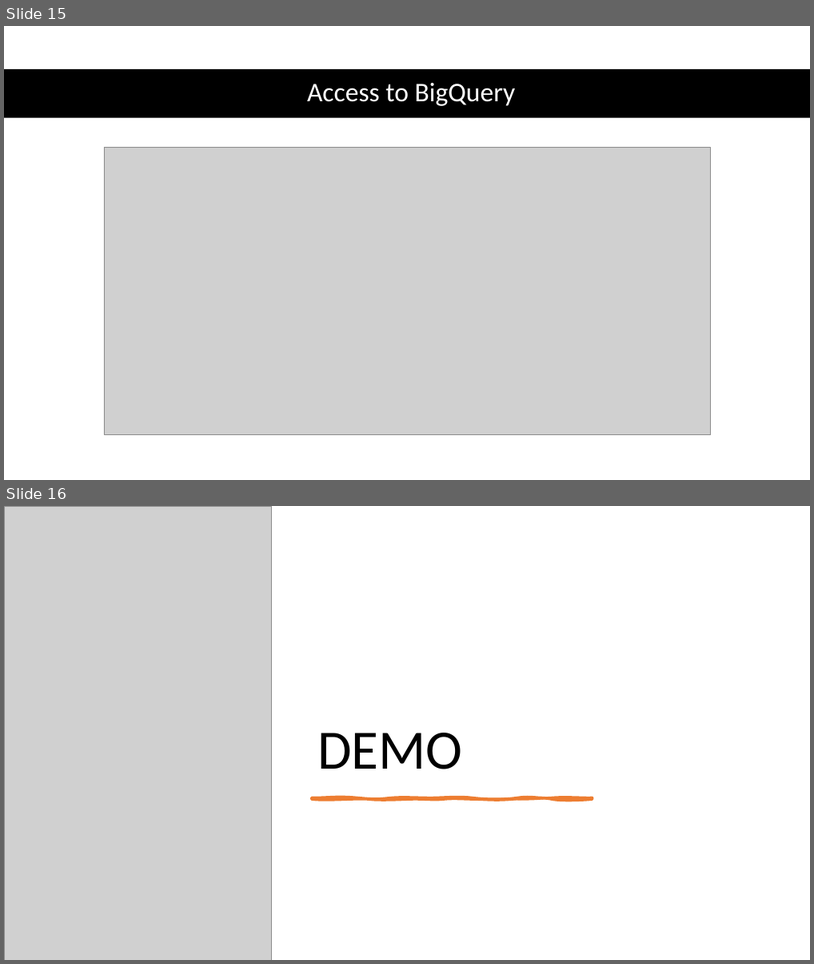
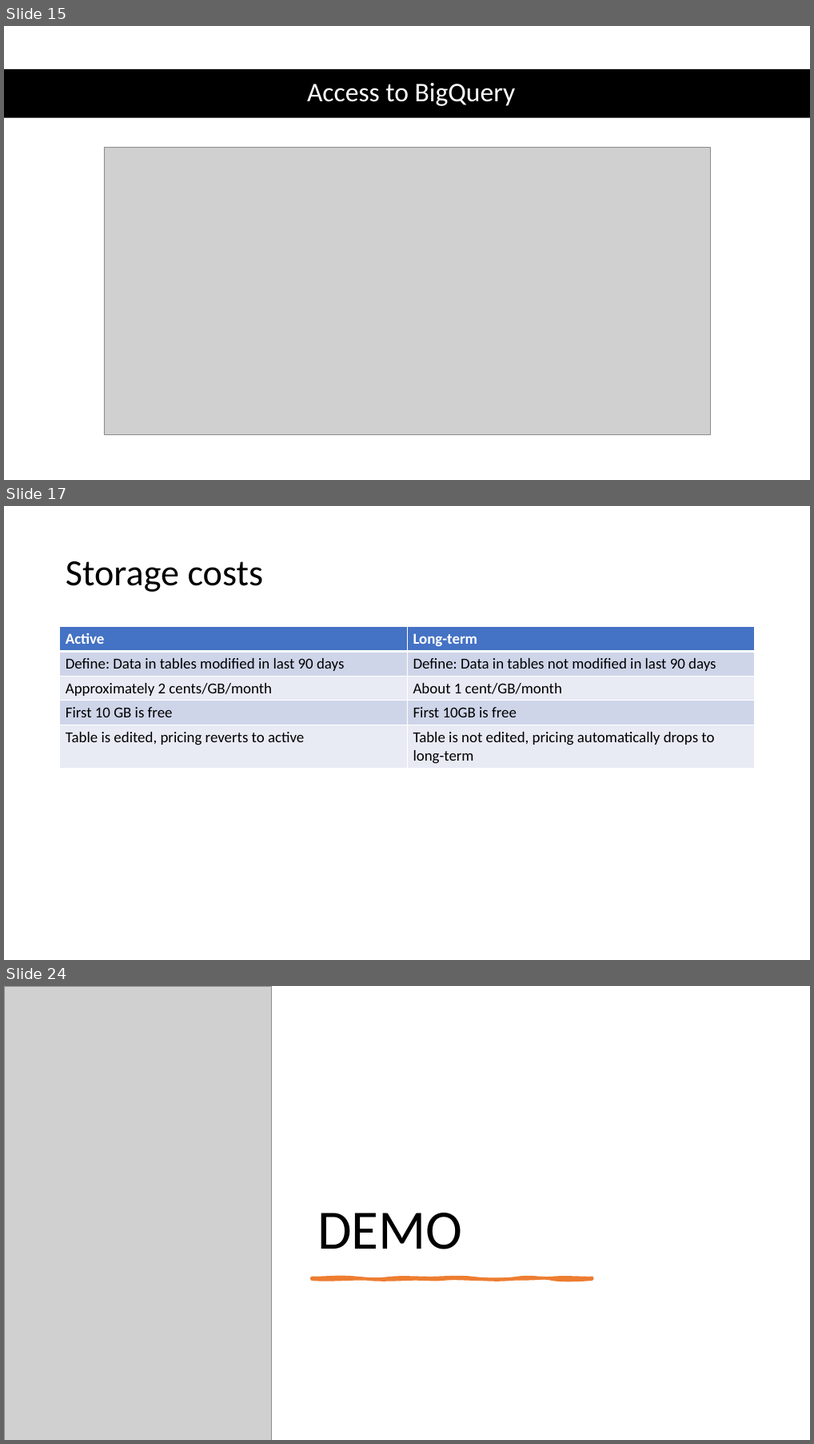
Before and after one commit to brucent2610/DataEngineerCoaching, a slide deck: Presentation/BigQuery.pptx. Shown one above the other, each under a label of ours: slides 15 and 16 before the commit, slides 15, 17 and 24 after it; the slides between them are not shown. The pictures are 814x964 and 814x1444 pixels, drawn with LibreOffice and Linux fonts; fonts in the diff are those of the drawing; grey boxes stand for pictures. Boxes give left, top, right and bottom in pixels: in the first picture for what was removed or moved away, otherwise in the second. Text is boxed around its words. In the diff, an @@ line names an element or a change of style, - is before the commit and + after.

```diff
--- a/Presentation/BigQuery.pptx
+++ b/Presentation/BigQuery.pptx
@@ slide 17 added at bbox=[4, 506, 810, 960], background #FFFFFF @@
@@ title added at bbox=[66, 561, 264, 592], 44 pt, text #000000 @@
+Storage costs
@@ table added at bbox=[60, 627, 755, 768], 5 rows, 2 columns @@
+Active | Long-term
+Define: Data in tables modified in last 90 days | Define: Data in tables not modified in last 90 days
+Approximately 2 cents/GB/month | About 1 cent/GB/month
+First 10 GB is free | First 10GB is free
+Table is edited, pricing reverts to active | Table is not edited, pricing automatically drops to long-term
@@ what was slide 16 is now slide 24 @@
```
Also in this commit, not shown: 1 slide changed, 7 other slides added, 4 other files.
